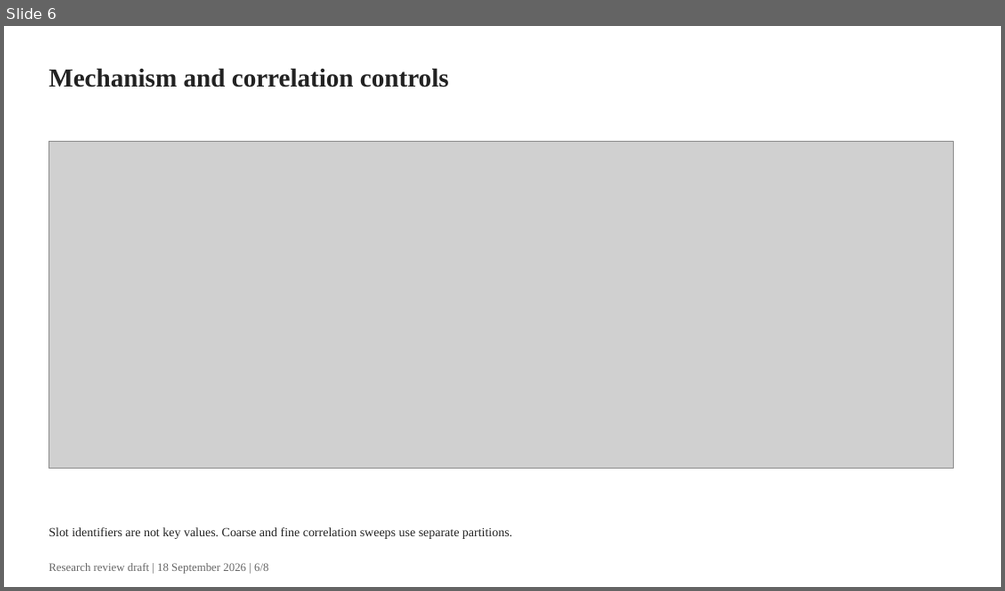
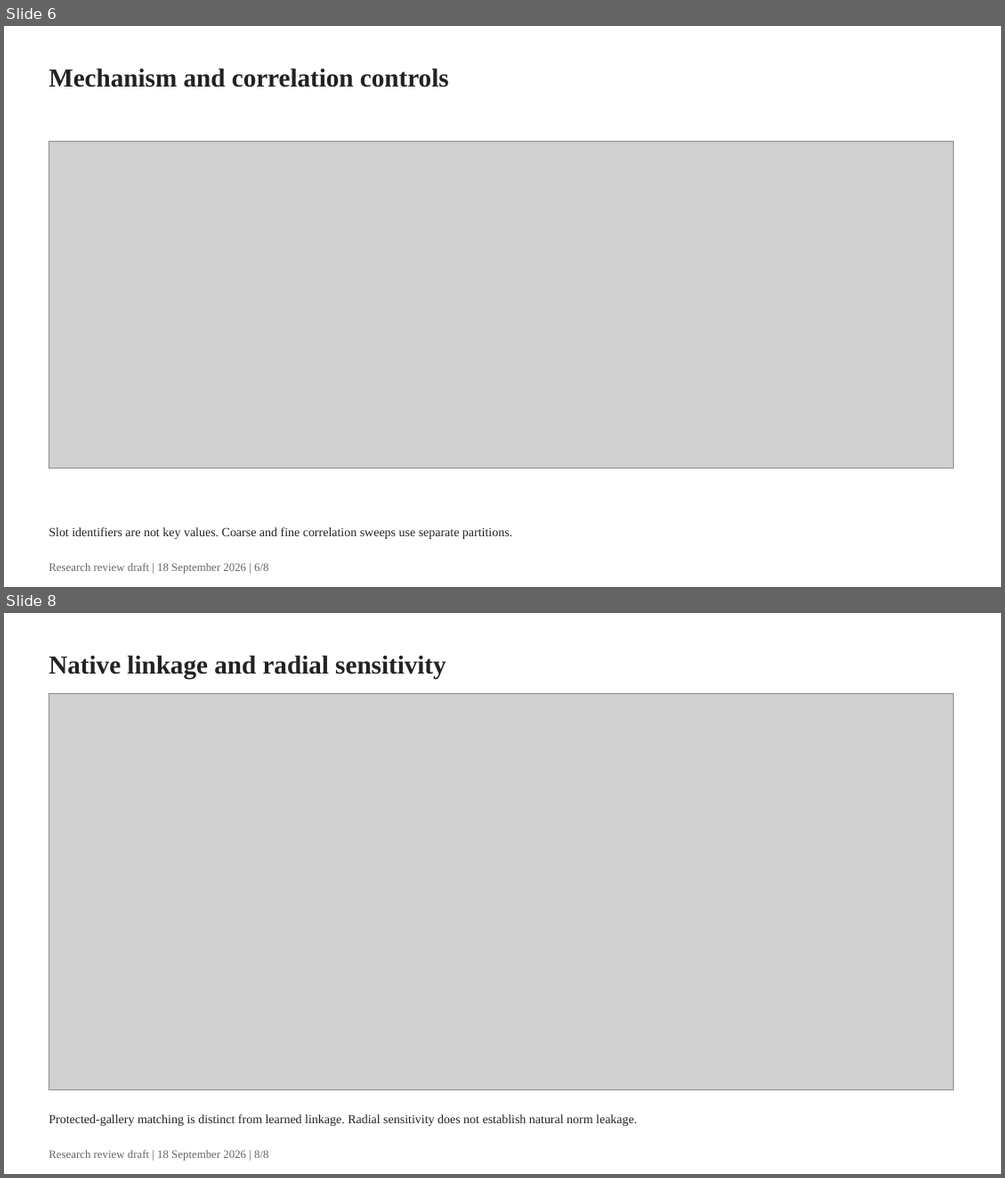
Before and after one commit to gigioneggiando/biometric-template-leakage, a slide deck: reports/slides/research_review.pptx. Shown one above the other, each under a label of ours: slide 6 before the commit, slides 6 and 8 after it; the slides between them are not shown. The pictures are 1005x591 and 1005x1178 pixels, drawn with LibreOffice and Linux fonts; fonts in the diff are those of the drawing; grey boxes stand for pictures. Boxes give left, top, right and bottom in pixels: in the first picture for what was removed or moved away, otherwise in the second. Text is boxed around its words. In the diff, an @@ line names an element or a change of style, - is before the commit and + after.

```diff
--- a/reports/slides/research_review.pptx
+++ b/reports/slides/research_review.pptx
@@ slide 8 added at <box>4,613,1001,1174</box>, background #FFFFFF @@
@@ text added at <box>48,655,446,678</box>, 25 pt, text #222222, bold @@
+Native linkage and radial sensitivity
@@ picture added at <box>48,693,954,1089</box> @@
@@ text added at <box>48,1114,637,1126</box>, 12 pt, text #222222 @@
+Protected-gallery matching is distinct from learned linkage. Radial sensitivity does not establish natural norm leakage.
@@ text added at <box>48,1150,268,1160</box>, 11 pt, text #666666 @@
+Research review draft | 18 September 2026 | 8/8
```
Also in this commit, not shown: 4 slides changed, 1 slide removed, 55 other files.
